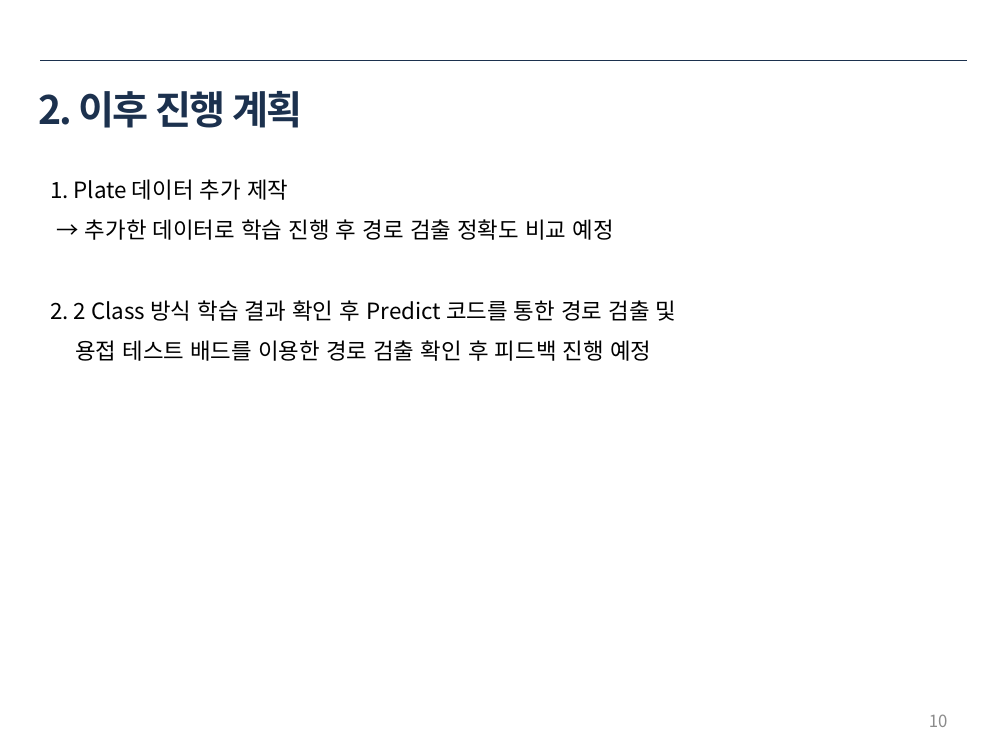
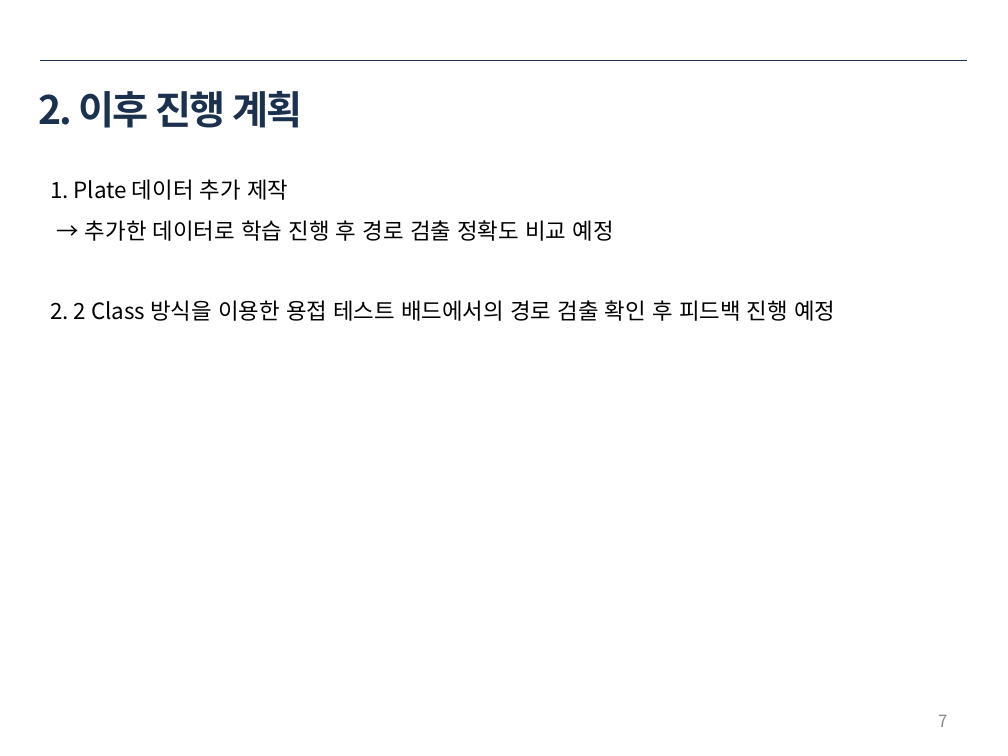
Before and after one commit to ssh6189/2022.01.15, a slide deck: slide 7 of 2022년 1월 15일 용접자동화로봇.pptx (slide 10 before the commit). Drawn at 1008x756 pixels with LibreOffice and Linux fonts; fonts in the diff are those of the drawing. Boxes give left, top, right and bottom in pixels: in the first picture for what was removed or moved away, otherwise in the second. Text is boxed around its words. In the diff, an @@ line names an element or a change of style, - is before the commit and + after.

```diff
--- a/2022년 1월 15일 용접자동화로봇.pptx
+++ b/2022년 1월 15일 용접자동화로봇.pptx
@@ text at (x1=50, y1=300, x2=835, y2=321): text changed @@
-2. 2 Class 방식 학습 결과 확인 후 Predict 코드를 통한 경로 검출 및
-용접 테스트 배드를 이용한 경로 검출 확인 후 피드백 진행 예정
+2. 2 Class 방식을 이용한 용접 테스트 배드에서의 경로 검출 확인 후 피드백 진행 예정
@@ page number at (x1=938, y1=715, x2=947, y2=727): text changed @@
-10
+7
```
Also in this commit, not shown: 3 other slides changed, 4 slides added, 11 slides removed, 1 other file.
